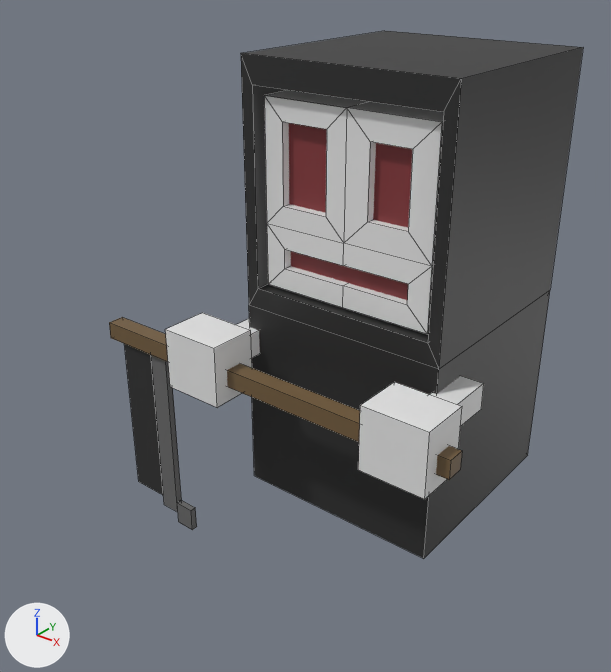
The Blender file Assets/Models/Monster/Reaper.blend as it was, and as the next commit left it.
Rendered twice from a camera (50 mm lens) standing at (5.51, -6.66, 4.6) and looking at (0.18, 0.0, 0.47). The axes (+X, +Y, +Z) are drawn at lower left. The lights are the same throughout. Mesh edges are drawn as thin lines.

The first picture shows 'Cube', 'Face', 'Head', 'Left Arm', 'Right Arm', 'Sickle'.
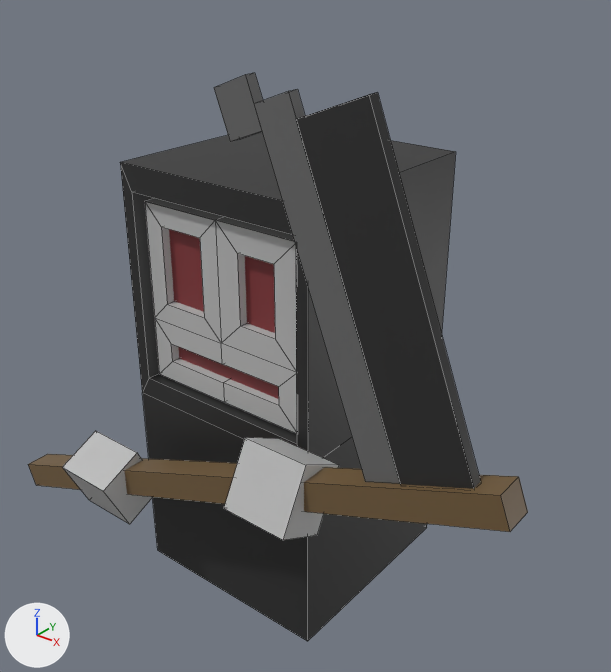
What differs and where, as boxes (x1, y1, x2, y2) in the pictures (611 x 672 px; the box of a moved part takes in the faces that stretch with it):
'Cube', deleted
    before: (241, 31, 583, 558)
'Sickle', reshaped, moved, turned, rescaled
    before: (109, 317, 462, 530)
    after: (28, 73, 528, 540)
'Body', added
    after: (120, 132, 456, 641)
    faces in mat_cloth (black #2a2a2a): (120, 132, 456, 641)
    faces in mat_skin (grey #bdbdbd): (145, 198, 297, 434)
    faces in mat_face (red #85373a): (169, 229, 279, 399)
'Head', deleted
    before: (264, 90, 444, 334)
'Left Arm', deleted
    before: (358, 376, 484, 499)
'Face', deleted
    before: (289, 123, 413, 300)
'Right Arm', deleted
    before: (165, 313, 260, 407)
part 1 of me_cube_005, moved or reshaped
    before: (177, 500, 197, 530)
    after: (296, 92, 481, 489)
part 2 of me_cube_005, moved or reshaped
    before: (151, 355, 181, 512)
    after: (214, 73, 263, 142)
part 3 of me_cube_005, moved or reshaped
    before: (109, 317, 462, 480)
    after: (224, 438, 339, 540)
part 4 of me_cube_005, added
    after: (62, 431, 152, 524)
part 5 of me_cube_005, deleted (black)
    before: (124, 344, 163, 495)
part 6 of me_cube_005, added
    after: (28, 89, 528, 532)

Diff of the bpy script that builds the scene:
```diff
--- a/Assets/Models/Monster/Reaper.blend.py
+++ b/Assets/Models/Monster/Reaper.blend.py
@@ me_cube_005 @@
 # used by ob_sickle; location = (0.4, -1.0, 0.34); rotation_euler = (1.571, 0.0, -1.571), in degrees (90, 0, -90); scale = (-0.0995, -0.0995, 2.27)
-me_cube_005.from_pydata(...)  # 32 vertices, 24 faces; spans x -1.0..1.0, y -1.0..23.9, z -1.0..1.0
+me_cube_005.from_pydata(...)  # 48 vertices, 36 faces; spans x -2.8..3.6, y -1.8..3.6, z 1.4..2.2
+# me_cube_005 part 1: the loose piece of 8 vertices spanning x -0.5..0.2, y 21.0..23.9, z 0.5..0.6 is turned 21.1 degrees about the z axis through its middle and scaled by 1.01, then moved by (2.5, -20.4, 1.2), in mat_cloth (black #2a2a2a)
+# me_cube_005 part 2: the loose piece of 8 vertices spanning x -0.5..0.2, y 1.0..22.4, z 0.6..0.7 is scaled about its middle by (0.455, 0.0188, -1.02), then moved by (1.1, -8.4, 1.1)
+# me_cube_005 part 3: the loose piece of 8 vertices spanning x -1.0..1.0, y -1.0..1.0, z -1.0..1.0 is multiplied about its middle by the matrix ((0.0, 0.326, 0.0), (0.152, 0.0, 0.289), (0.289, 0.0, -0.152)), then moved by (1.3, -0.1, 1.8), in mat_skin (grey #bdbdbd)
+# me_cube_005 part 4: the loose piece of 8 vertices spanning x -1.0..1.0, y -1.0..1.0, z -1.0..1.0 is copied, and the copy is multiplied about its middle by the matrix ((0.0, 0.326, 0.0), (-0.138, 0.0, 0.295), (0.295, 0.0, 0.138)), then moved by (-1.2, -1.1, 1.8), in mat_skin (grey #bdbdbd); it spans x -1.6..-0.9, y -1.5..-0.6, z 1.4..2.2
+# me_cube_005 part 5: the loose piece of 8 vertices spanning x -0.5..0.2, y 0.9..21.0, z 0.7..0.9 is deleted
+# me_cube_005 part 6
+# 16 vertices are added at x -2.8..3.6, y -1.8..3.5, z 1.6..1.9
+# 6 new faces join them, mat_handle (brown #745d3d)
+# 6 new faces join them, mat_edge (dark grey #696969)
 me_cube_005.materials.append(mat_handle)
@@ me_cube_005 @@
 me_cube_005.materials.append(mat_edge)
+me_cube_005.materials.append(mat_skin)  # grey #bdbdbd
@@ ob_head @@
-ob_head = bpy.data.objects.new('Head', me_cube_004)
@@ ob_left_arm @@
-ob_left_arm = bpy.data.objects.new('Left Arm', me_cube_006)
@@ ob_face @@
-ob_face = bpy.data.objects.new('Face', me_cube_007)
@@ ob_cube @@
-ob_cube = bpy.data.objects.new('Cube', me_cube_001)
@@ ob_sickle @@
 ob_sickle = bpy.data.objects.new('Sickle', me_cube_005)
-ob_sickle.location = (0.4, -1.0, 0.34)
-ob_sickle.rotation_euler = (1.571, 0.0, -1.571)  # degrees (90, 0, -90)
-ob_sickle.scale = (-0.0995, -0.0995, 2.27)
+ob_sickle.location = (0.0, 0.0, 0.0)
+ob_sickle.rotation_euler = (1.571, 0.0, 0.0)  # degrees (90, 0, 0)
@@ ob_right_arm @@
-ob_right_arm = bpy.data.objects.new('Right Arm', me_cube_012)
@@ ob_body @@
+ob_body = bpy.data.objects.new('Body', me_cube_001_1)  # 90 vertices, 82 faces; spans x -1.2..1.2, y -2.46..2.46, z -1.75..1.25; in mat_cloth (black #2a2a2a), mat_skin (grey #bdbdbd), mat_face (red #85373a)
+ob_body.location = (0.0, 0.0, 0.0)
+ob_body.rotation_euler = (1.571, 0.0, 0.0)  # degrees (90, 0, 0)
```
